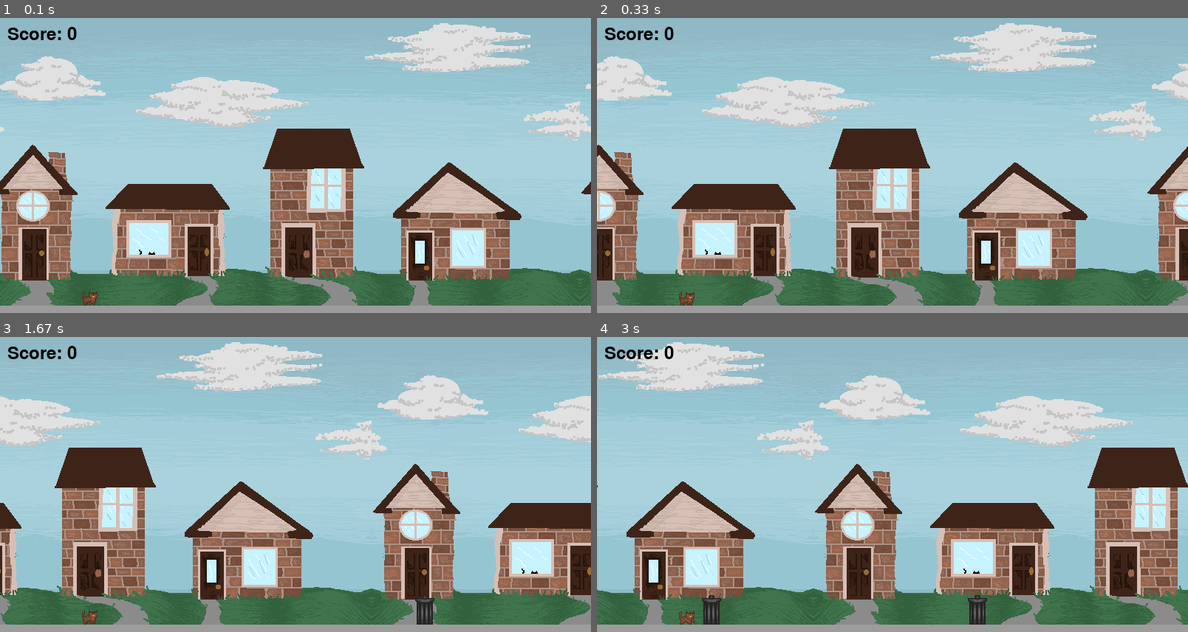
Above: before the commit, frames 1-4 (two rows, left to right).
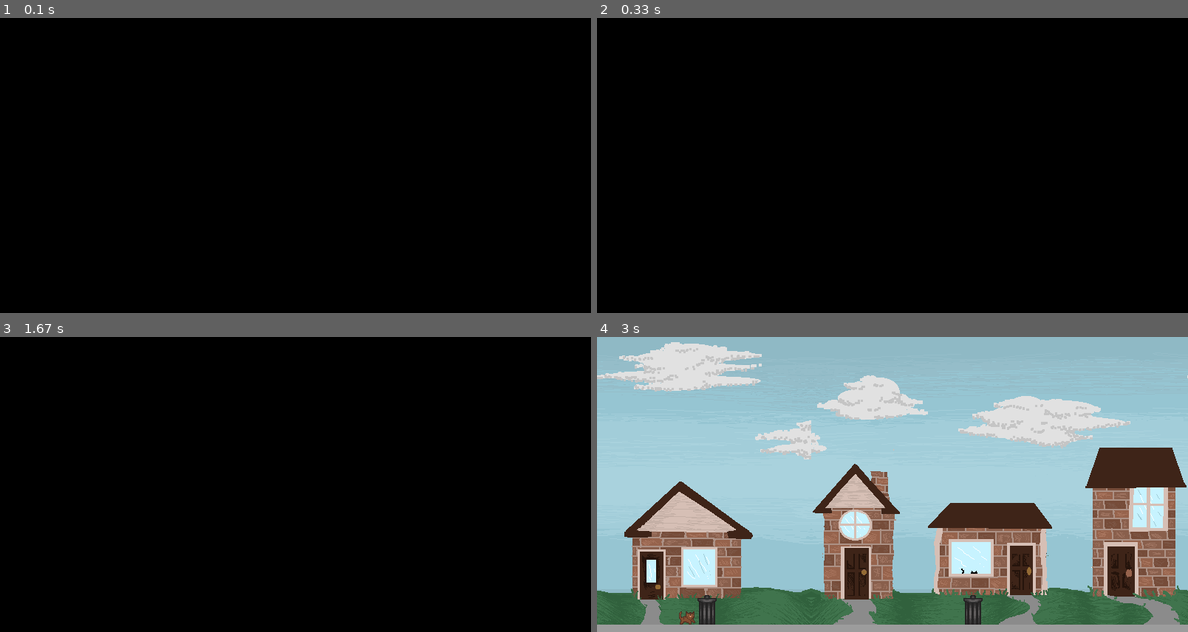
Above: after the commit, the same moments.

Repository: AGLovett/FinalProject
Game: pygame game, started from src/KittyRun.py
The game is run twice, just before and just after one commit, with the same random seed, the same clock (stepped at 60 frames per second) and the same inputs.
Inputs:
- Up to frame 1 (0.1 s): no input
- Up to frame 2 (0.33 s): no input
- Up to frame 3 (1.67 s): no input
- Up to frame 4 (3 s): no input

The runs differ from the first frame. In frame 1, 100% of the frame differs, in the area x 0-100%, y 0-100%; in frame 2, 100%; in frame 3, 100%; in frame 4, 9.2%.

Commit message:
reformated def main to hopefully get end screen

Diff:
--- a/src/KittyRun.py
+++ b/src/KittyRun.py
@@ -155,12 +155,14 @@
     font = pygame.font.Font(None, 74)
 
     game_over_text = font.render("Game Over Kitty!", True, 255, 0, 0)
-    screen.blit(game_over_text, (WIDTH//2 - 140, HEIGHT//2 -100))
+    go_rect = game_over.get_rect(center=(WIDTH//2, HEIGHT//2 - 50))
+    screen.blit(game_over_text, go_rect)
 
     #Final score
     score_font = pygame.font.Font(None, 50)
     score_text = score_font.render(f"Meow Final Score is: {score}", True, (0,0,0))
-    screen.blit(score_text, (WIDTH//2 - 120, HEIGHT//2))
+    score_rect = score_text.get_rect(center=(WIDTH//2, HEIGHT//2 + 20))
+    screen.blit(score_text, score_rect)
 
     #replay
     replay_font = pygame.font.Font(None, 36)
@@ -188,7 +190,6 @@
     fps = 60
 
     while True:
-
         player = Player()
         background = Background(BACKGROUND_SCROLL_SPEED)
         obstacles = []
@@ -228,7 +229,12 @@
             # Check collisions
             for obstacle in obstacles:
                 if player.rect.colliderect(obstacle.rect):
-                    running = False  # End game on collision
+                    background.draw(WIN)
+                    ground.draw(WIN)
+                    WIN.blit(player.image, player.rect)  # Player
+                    for obstacle in obstacles:
+                            WIN.blit(obstacle.image, obstacle.rect)
+
                     pygame.time.wait(500) #pause
                     running = False
 
@@ -242,12 +248,6 @@
             # Remove off-screen obstacles
             obstacles = [obs for obs in obstacles if obs.active]
 
-            # Draw everything
-            background.draw(WIN)
-            ground.draw(WIN)
-            WIN.blit(player.image, player.rect)  # Player
-            for obstacle in obstacles:
-                WIN.blit(obstacle.image, obstacle.rect)
 
             # Draw score text
             font = pygame.font.Font(None, 36)
@@ -257,9 +257,10 @@
             pygame.display.update()
 
         if not game_over(WIN, score):
+            pygame.quit()
             break
 
-        pygame.quit()
+
 
 
 if __name__ == "__main__":
